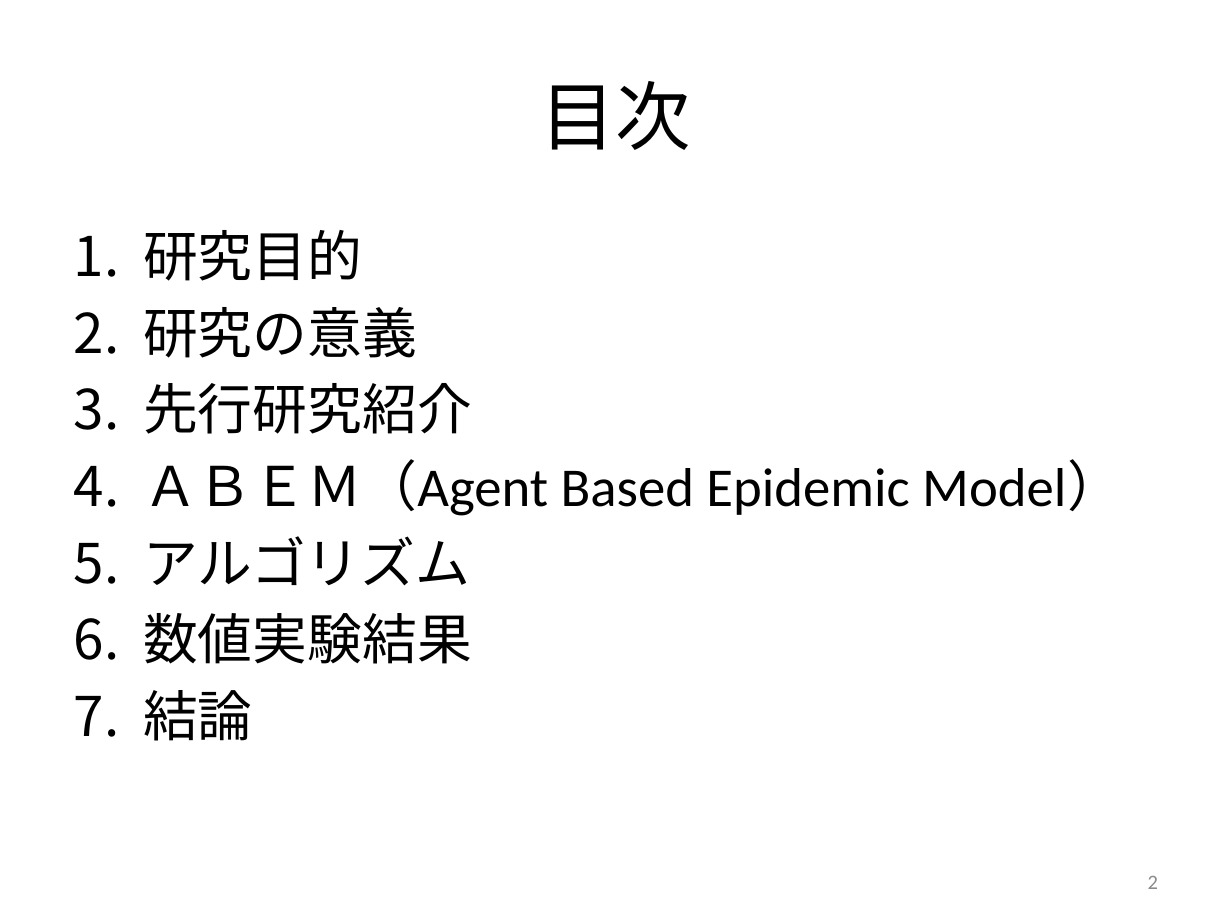
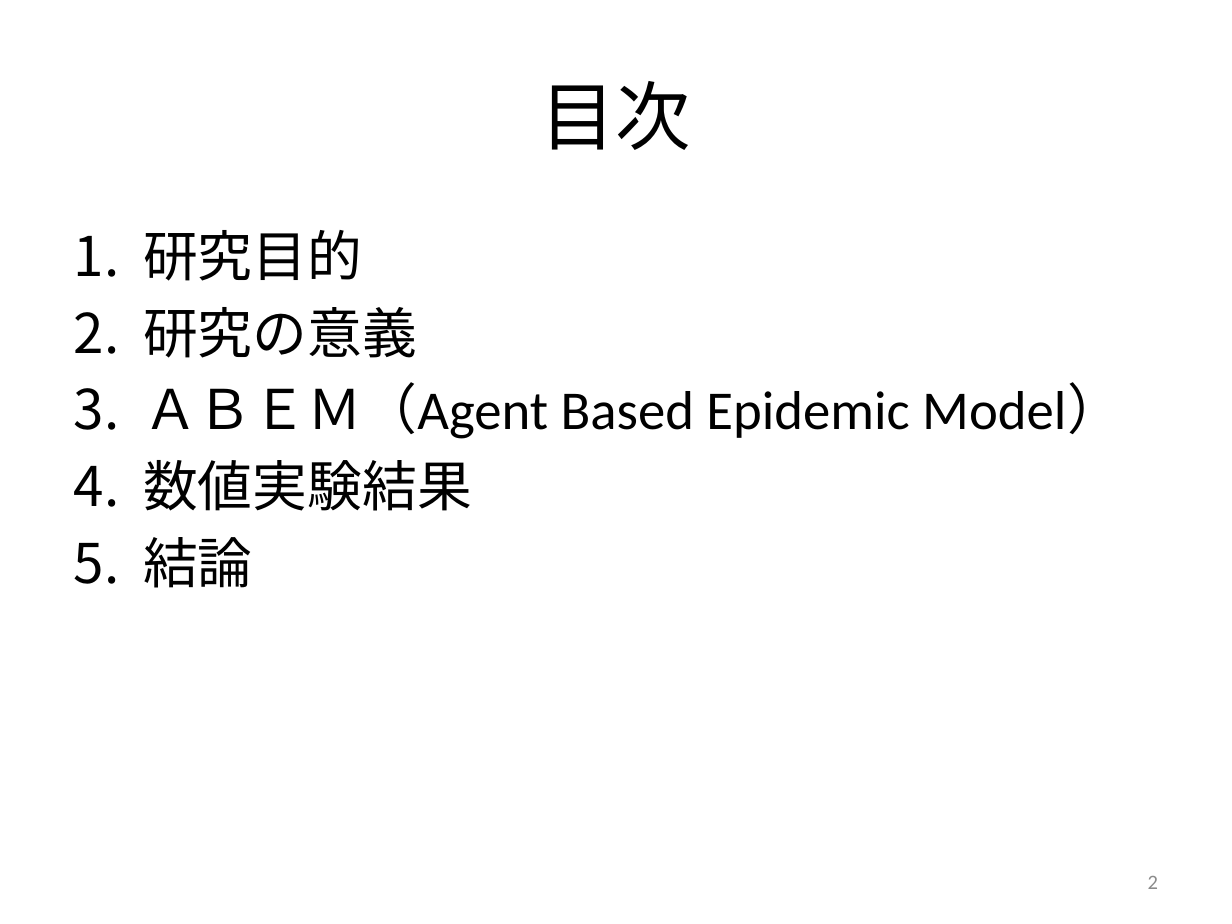
Before and after one commit to nkud/Research-BB, a slide deck: slide 2 of PPT/卒業研究.pptx. Drawn at 1232x924 pixels with LibreOffice and Linux fonts; fonts in the diff are those of the drawing. Boxes give left, top, right and bottom in pixels: in the first picture for what was removed or moved away, otherwise in the second. Text is boxed around its words. In the diff, an @@ line names an element or a change of style, - is before the commit and + after.

```diff
--- a/PPT/卒業研究.pptx
+++ b/PPT/卒業研究.pptx
@@ text at (x1=143, y1=383, x2=472, y2=434): paragraph removed @@
-3. 先行研究紹介
@@ text at (x1=143, y1=536, x2=470, y2=586): paragraph removed @@
-5. アルゴリズム
```
